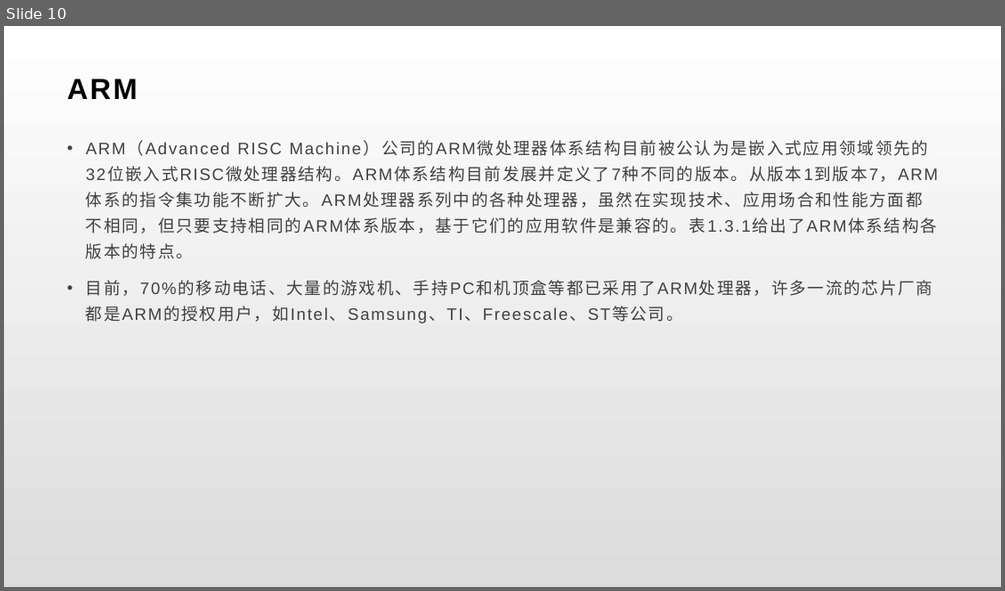
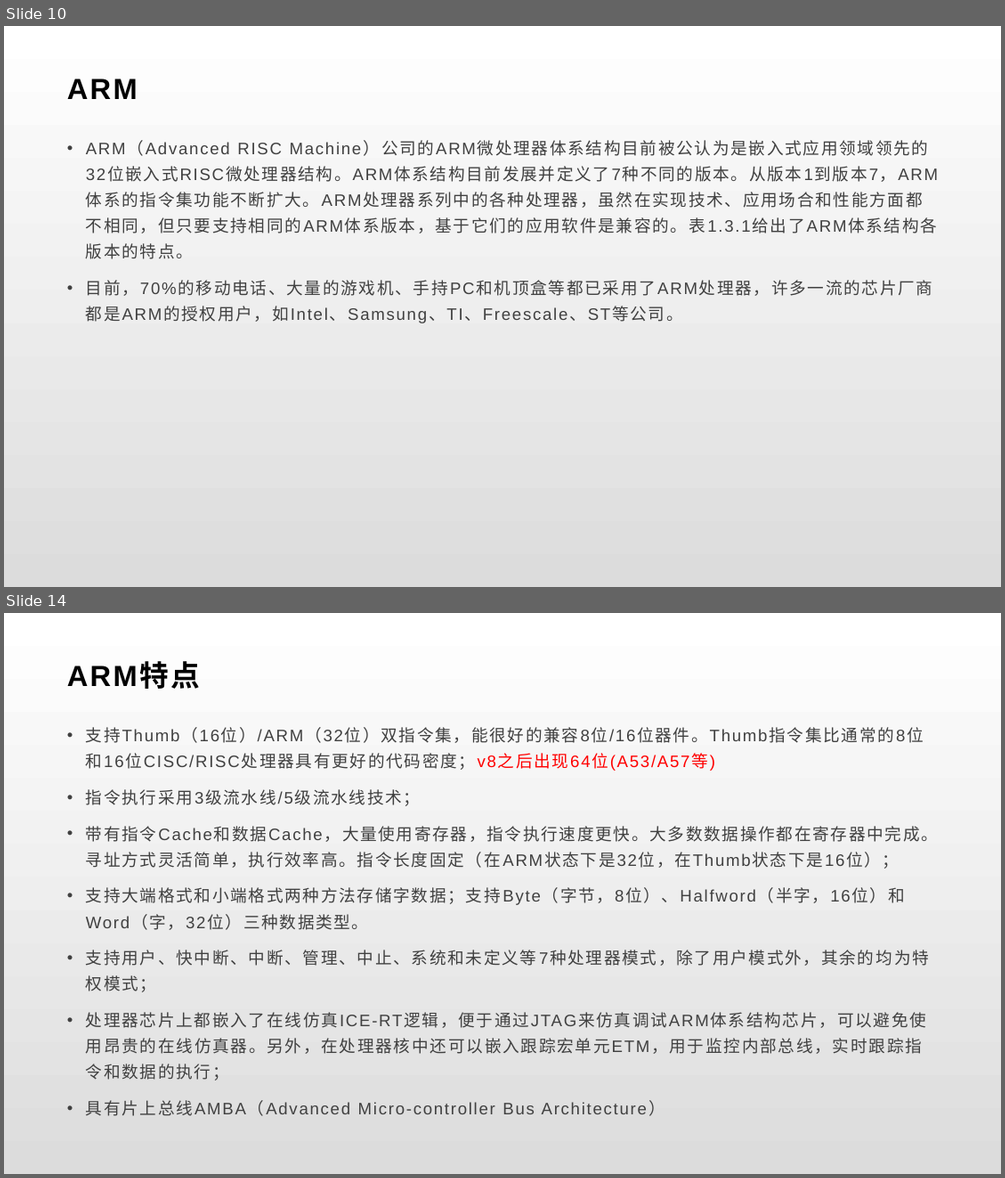
Before and after one commit to BrillianceRen/HanHua, a slide deck: brilliance/嵌入式.pptx. Shown one above the other, each under a label of ours: slide 10 before the commit, slides 10 and 14 after it; the slides between them are not shown. The pictures are 1005x591 and 1005x1178 pixels, drawn with LibreOffice and Linux fonts; fonts in the diff are those of the drawing. Boxes give left, top, right and bottom in pixels: in the first picture for what was removed or moved away, otherwise in the second. Text is boxed around its words. In the diff, an @@ line names an element or a change of style, - is before the commit and + after.

```diff
--- a/brilliance/嵌入式.pptx
+++ b/brilliance/嵌入式.pptx
@@ slide 14 added at (4, 613, 1001, 1174), background gradient #FFFFFF to #DCDCDC @@
@@ title added at (67, 663, 200, 689), 28 pt, text #000000, bold @@
+ARM特点
@@ text added at (86, 727, 938, 1116), 16 pt, text #404040 @@
+• 支持Thumb（16位）/ARM（32位）双指令集，能很好的兼容8位/16位器件。Thumb指令集比通常的8位和16位CISC/RISC处理器具有更好的代码密度；v8之后出现64位(A53/A57等)
+• 指令执行采用3级流水线/5级流水线技术；
+• 带有指令Cache和数据Cache，大量使用寄存器，指令执行速度更快。大多数数据操作都在寄存器中完成。寻址方式灵活简单，执行效率高。指令长度固定（在ARM状态下是32位，在Thumb状态下是16位）；
+• 支持大端格式和小端格式两种方法存储字数据；支持Byte（字节，8位）、Halfword（半字，16位）和Word（字，32位）三种数据类型。
+• 支持用户、快中断、中断、管理、中止、系统和未定义等7种处理器模式，除了用户模式外，其余的均为特权模式；
+• 处理器芯片上都嵌入了在线仿真ICE-RT逻辑，便于通过JTAG来仿真调试ARM体系结构芯片，可以避免使用昂贵的在线仿真器。另外，在处理器核中还可以嵌入跟踪宏单元ETM，用于监控内部总线，实时跟踪指令和数据的执行；
+• 具有片上总线AMBA（Advanced Micro-controller Bus Architecture）
```
Also in this commit, not shown: 8 other slides added, 1 other file.
